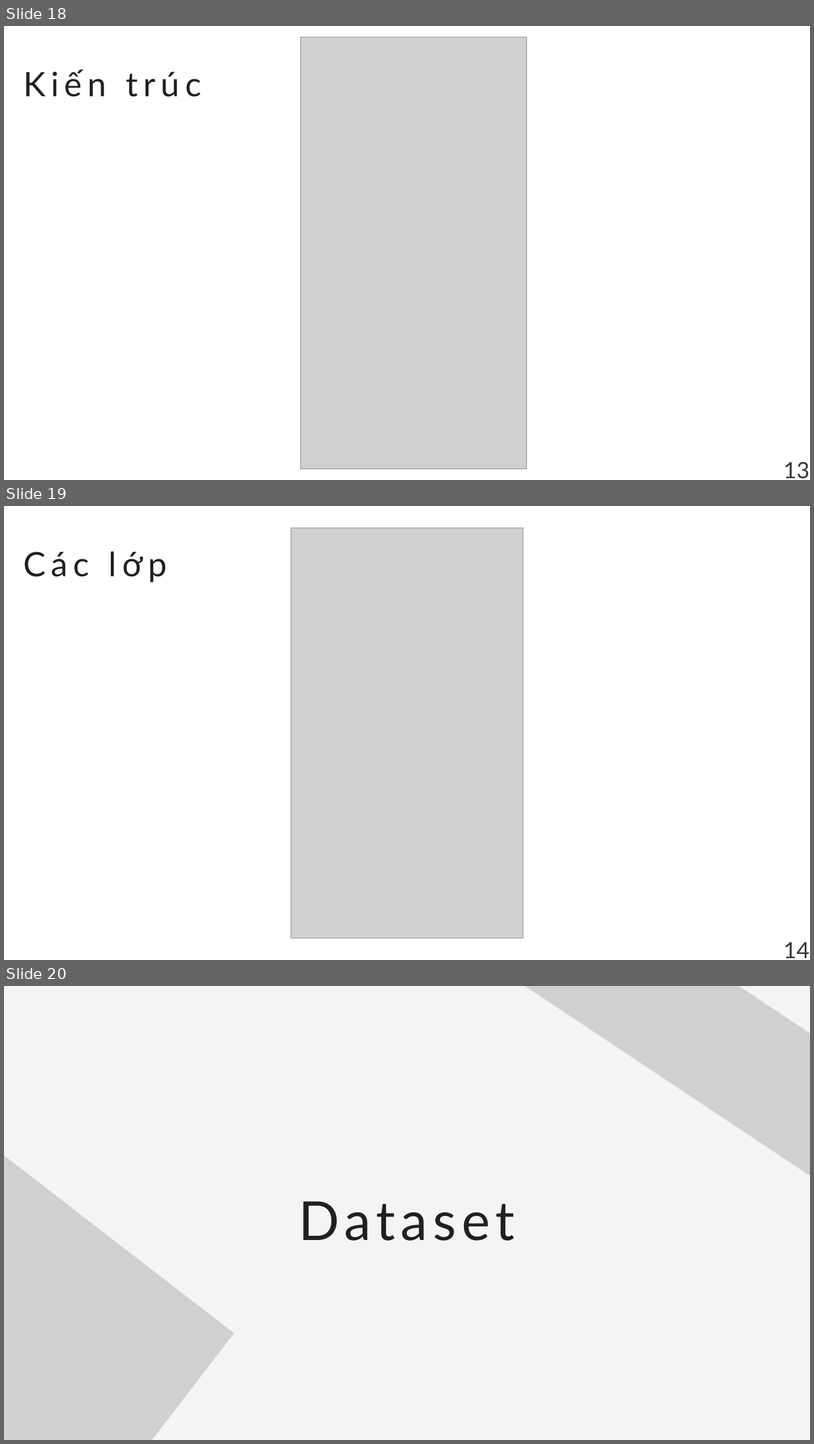
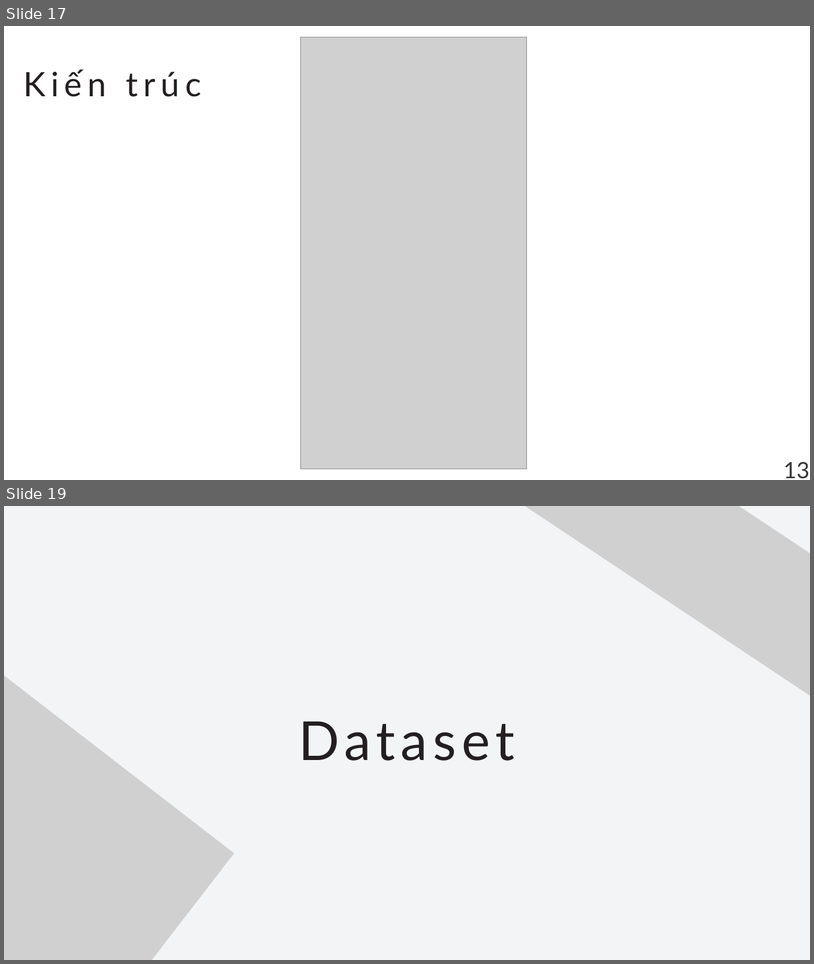
Before and after one commit to NghiaVNM/ML---DGA-Based-Botnet-Evasion, a slide deck: Final.pptx. Shown one above the other, each under a label of ours: slides 18, 19 and 20 before the commit, slides 17 and 19 after it; the slides between them are not shown. The pictures are 814x1444 and 814x964 pixels, drawn with LibreOffice and Linux fonts; fonts in the diff are those of the drawing; grey boxes stand for pictures. Boxes give left, top, right and bottom in pixels: in the first picture for what was removed or moved away, otherwise in the second. Text is boxed around its words. In the diff, an @@ line names an element or a change of style, - is before the commit and + after.

```diff
--- a/Final.pptx
+++ b/Final.pptx
@@ slide 19 removed at (4,506,810,960), background #FFFFFF @@
@@ picture removed at (291,528,523,938) @@
@@ text removed at (23,551,167,582) @@
-Các lớp
@@ text removed at (784,942,810,958) @@
-14
@@ what was slide 18 is now slide 17 @@
@@ what was slide 20 is now slide 19 @@
```
Also in this commit, not shown: 2 slides changed, 1 slide added, 1 other slide removed.
